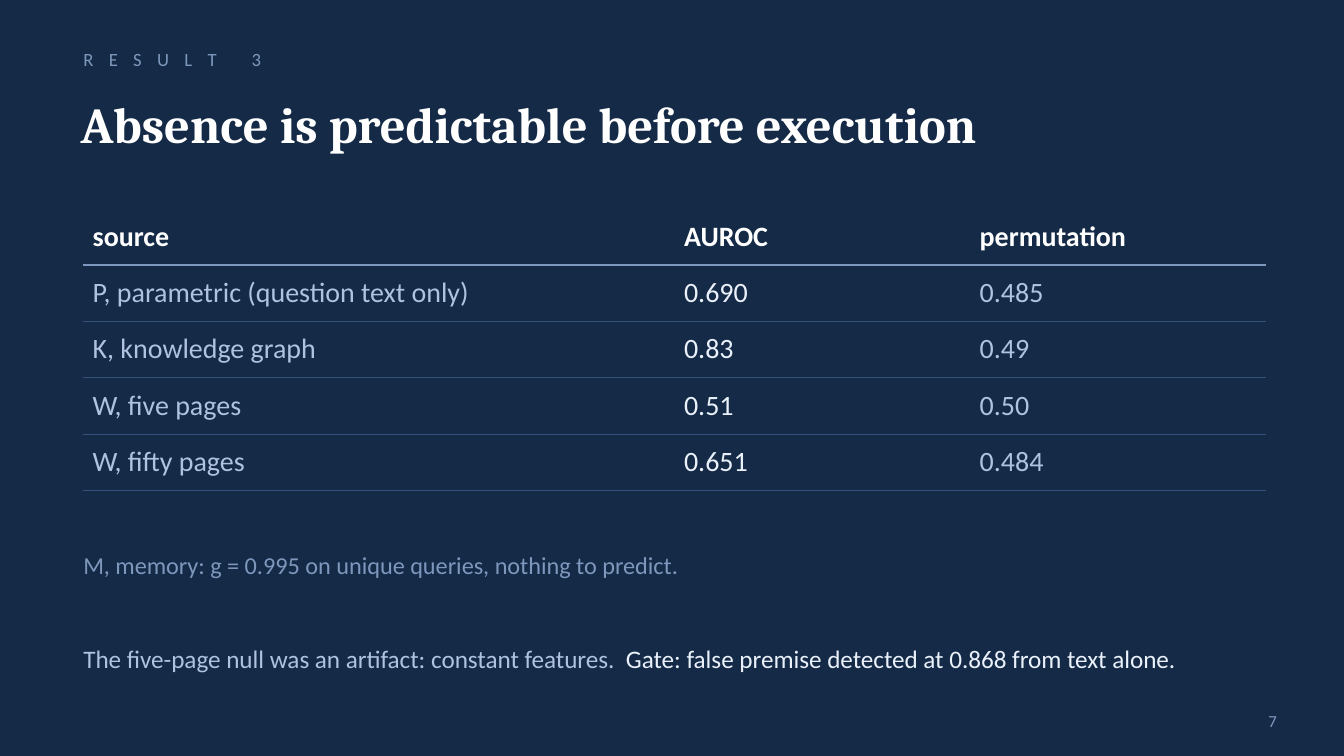
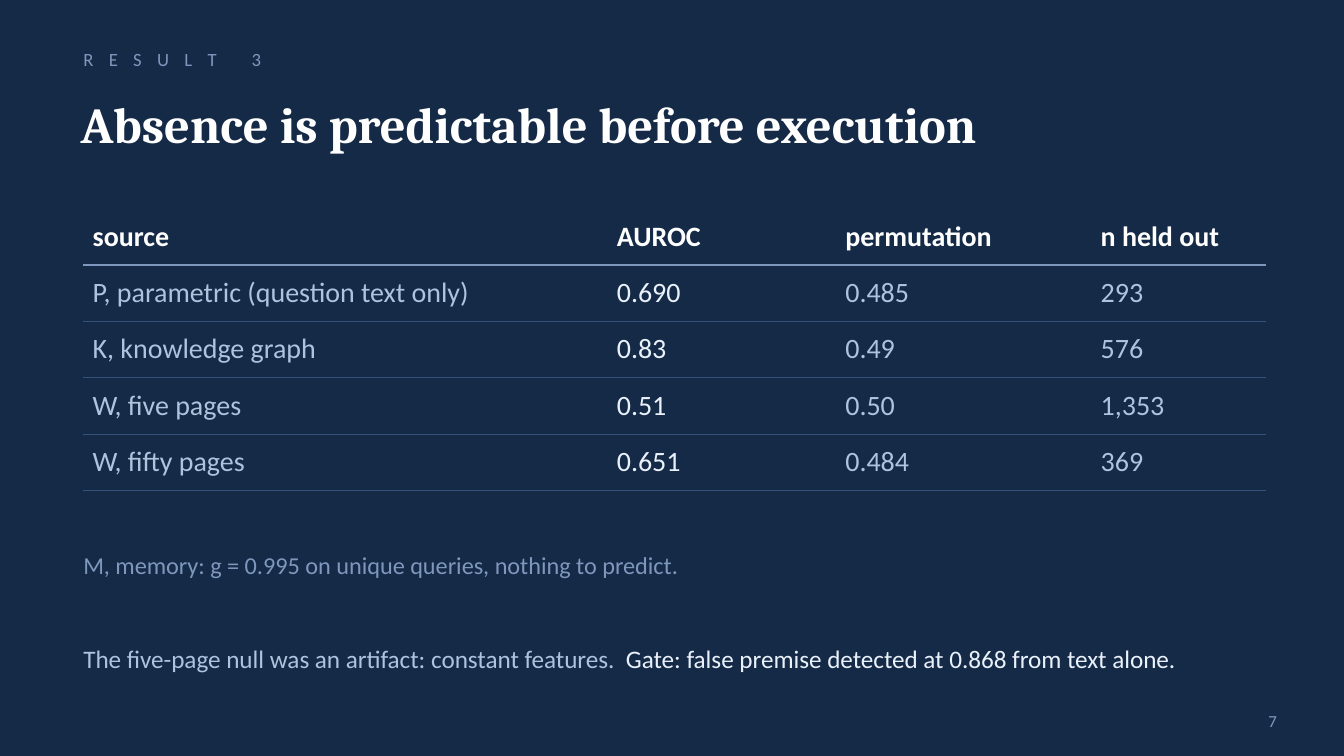
Before and after one commit to shecode-hue/knowing-where-not-to-look, a slide deck: slide 7 of presentation/knowing_where_not_to_look.pptx. Drawn at 1344x756 pixels with LibreOffice and Linux fonts; fonts in the diff are those of the drawing. Boxes give left, top, right and bottom in pixels: in the first picture for what was removed or moved away, otherwise in the second. Text is boxed around its words. In the diff, an @@ line names an element or a change of style, - is before the commit and + after.

Commit message:
Sample sizes on every claim: in the plates' axis labels and on each slide
Dissociation plate labels carry n = 2,706 and n = 738 per arm; the depth
plate carries per-class n; the inversion plate states 293 questions by
ten samples in its axis label. Result 3 gains an n-held-out column, the
calibration and fusion slides state their 293, 207, 195 and 70, and the
problem slide quotes CRAG's 44% accuracy, 30% hallucination baseline.

```diff
--- a/presentation/knowing_where_not_to_look.pptx
+++ b/presentation/knowing_where_not_to_look.pptx
@@ table at [83,208,1266,480] @@
+column 4: n held out | 293 | 576 | 1,353 | 369
```
Also in this commit, not shown: 4 other slides changed, 4 other files.
